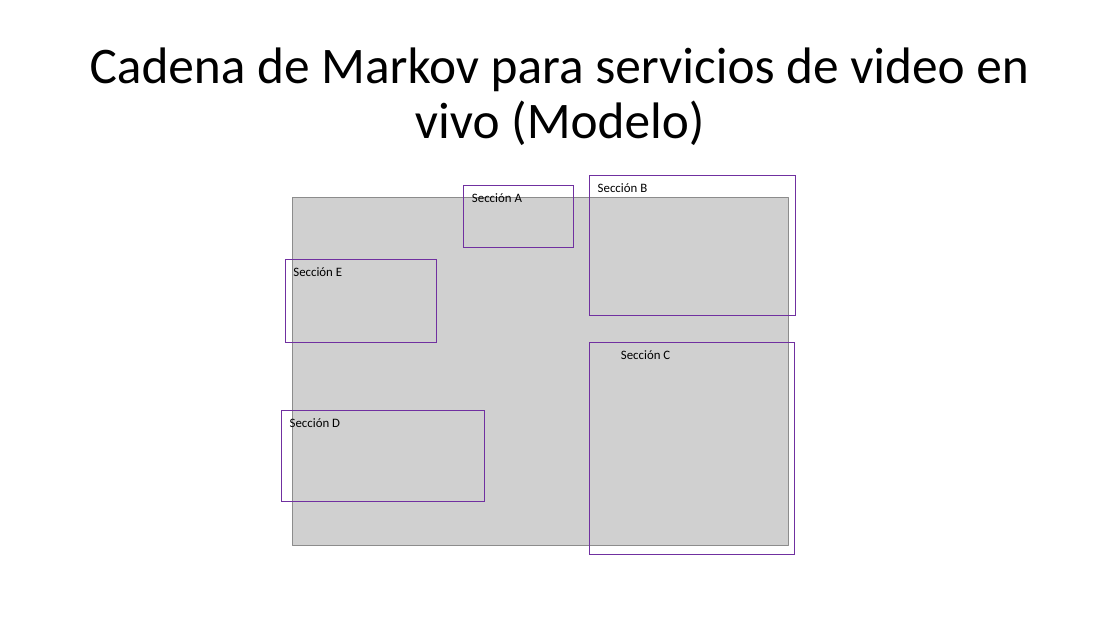
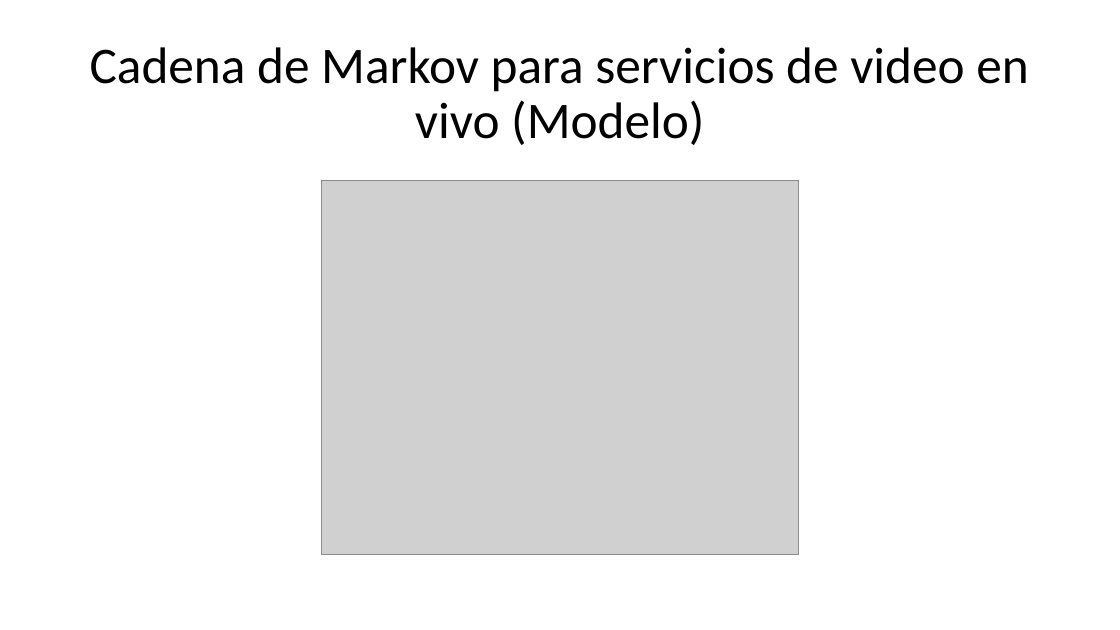
Before and after one commit to Uliskis15/PT, a slide deck: slide 3 of 2023-2/Reportes/ReporteFinal/PresentacionPrototipo.pptx. Drawn at 1120x630 pixels with LibreOffice and Linux fonts; fonts in the diff are those of the drawing; grey boxes stand for pictures. Boxes give left, top, right and bottom in pixels: in the first picture for what was removed or moved away, otherwise in the second. Text is boxed around its words. In the diff, an @@ line names an element or a change of style, - is before the commit and + after.

Commit message:
agregando presentacion prefinal

```diff
--- a/2023-2/Reportes/ReporteFinal/PresentacionPrototipo.pptx
+++ b/2023-2/Reportes/ReporteFinal/PresentacionPrototipo.pptx
@@ rectangle removed at (x1=590, y1=176, x2=796, y2=316) @@
-Sección B
@@ picture resized from (x1=292, y1=197, x2=789, y2=546) to (x1=321, y1=181, x2=799, y2=555) @@
@@ rectangle removed at (x1=464, y1=186, x2=574, y2=248) @@
-Sección A
@@ rectangle removed at (x1=285, y1=260, x2=437, y2=343) @@
-Sección E
@@ rectangle removed at (x1=590, y1=343, x2=795, y2=555) @@
-Sección C
@@ rectangle removed at (x1=281, y1=411, x2=485, y2=502) @@
-Sección D
```
